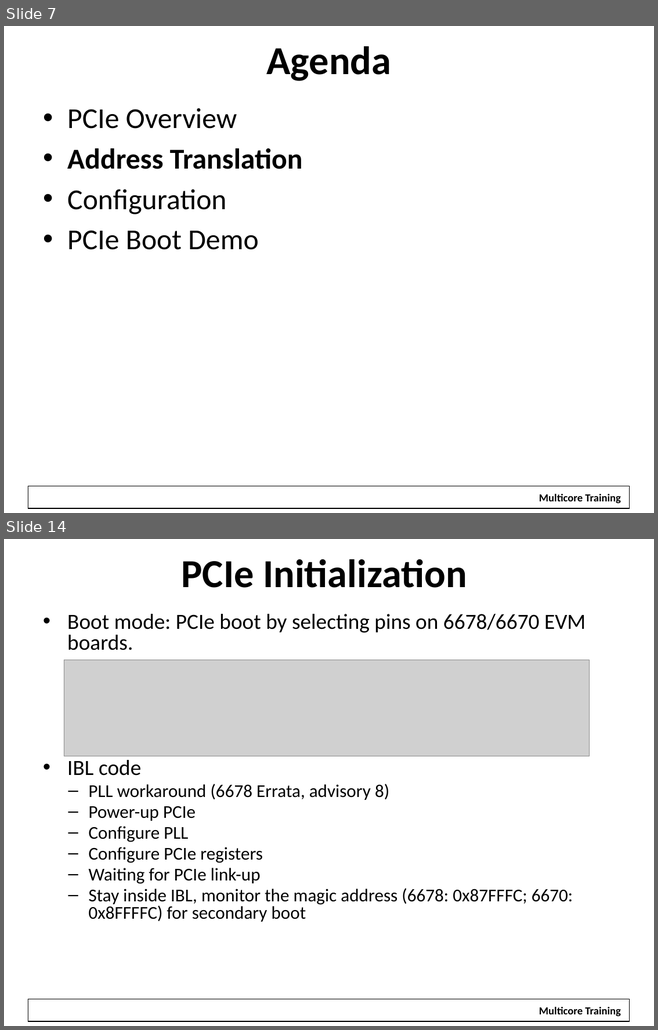
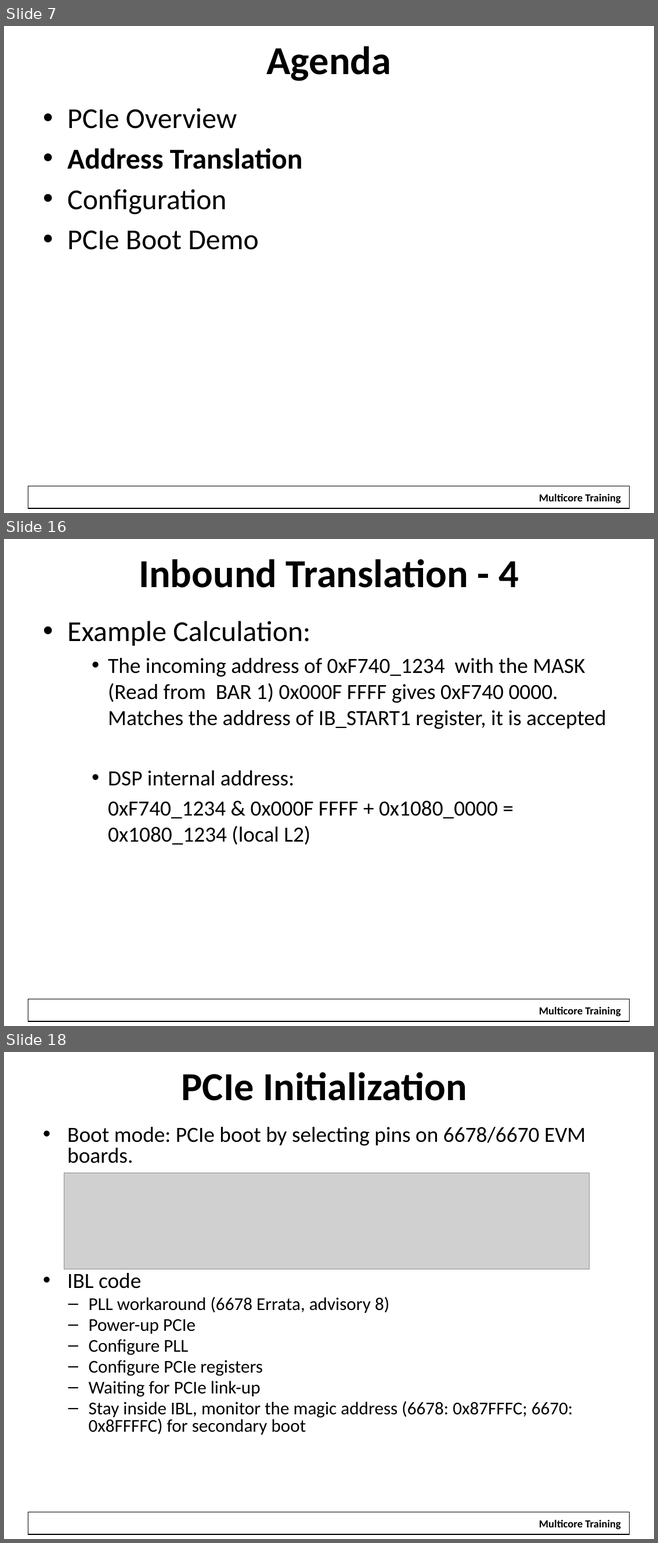
Before and after one commit to hari1989/keystone-workshop, a slide deck: slides/KeyStone PCI Express.pptx. Shown one above the other, each under a label of ours: slides 7 and 14 before the commit, slides 7, 16 and 18 after it; the slides between them are not shown. The pictures are 658x1030 and 658x1543 pixels, drawn with LibreOffice and Linux fonts; fonts in the diff are those of the drawing; grey boxes stand for pictures; background and template pictures are left out. Boxes give left, top, right and bottom in pixels: in the first picture for what was removed or moved away, otherwise in the second. Text is boxed around its words. In the diff, an @@ line names an element or a change of style, - is before the commit and + after.

Commit message:
Small change in the MASK definition

```diff
--- a/slides/KeyStone PCI Express.pptx
+++ b/slides/KeyStone PCI Express.pptx
@@ slide 16 added at <box>4,539,654,1026</box>, background #FFFFFF; not listed: 2 template elements that a slide beside it also shows @@
@@ title added at <box>139,559,518,588</box>, 44 pt, text #000000, bold @@
+Inbound Translation - 4
@@ text added at <box>67,621,606,845</box>, 24 pt, text #000000 @@
+• Example Calculation:
+    • The incoming address of 0xF740_1234 with the MASK (Read from BAR 1) 0x000F FFFF gives 0xF740 0000. Matches the address of IB_START1 register, it is accepted
+    • DSP internal address:
+    0xF740_1234 & 0x000F FFFF + 0x1080_0000 = 0x1080_1234 (local L2)
@@ what was slide 14 is now slide 18 @@
```
Also in this commit, not shown: 10 slides changed, 4 other slides added, 6 slides removed.
